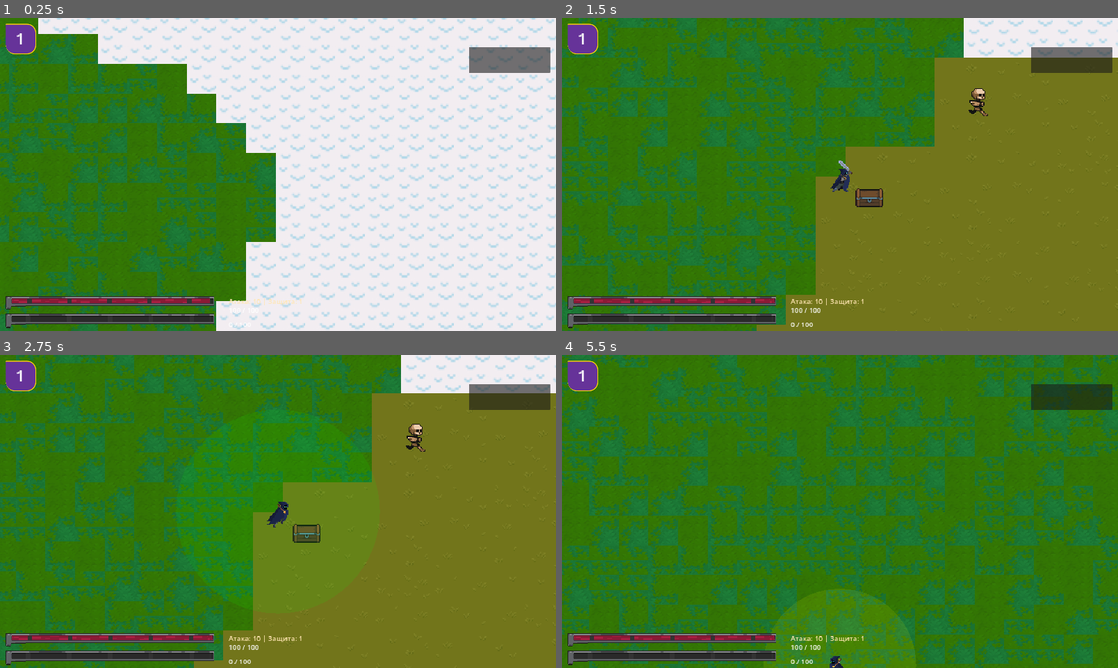
Above: before the commit, frames 1-4 (two rows, left to right).
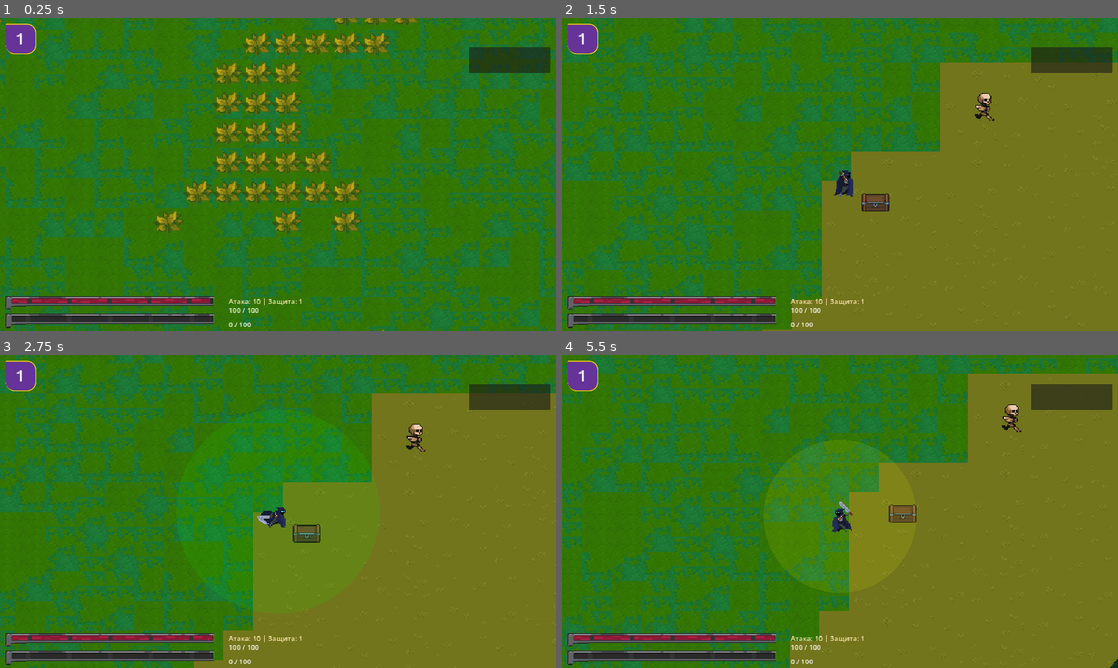
Above: after the commit, the same moments.

Repository: Semiys/worldwithoutking
Game: Godot game, scene res://scenes/game.tscn
Two runs of this game, one before a commit and one after it. Both use one fixed random seed, a clock stepped at 60 frames per second and the inputs below. This scene is started directly instead of the project's main scene.
Inputs (mouse positions are in pixels of both pictures, inside the frame that each line leads up to):
- Up to frame 1 (0.25 s): no input
- Up to frame 2 (1.5 s): move the mouse to (962, 158) at 0.52 s; hold D (move_right) 0.53-1.25 s; hold Space (attack) 0.53-1.25 s; click (962, 158) at 0.67 s; tap V (serial_attack, bound only after the commit) at 0.8 s; drag from (728, 190) to (979, 89) at 1.27 s
- Up to frame 3 (2.75 s): move the mouse to (333, 442) at 2.02 s; hold D (move_right) from 2.03 s (still down); hold 1 (ability_1) from 2.03 s (still down); tap V (serial_attack, bound only after the commit) at 2.3 s
- Up to frame 4 (5.5 s): release D (move_right) at 2.75 s; release 1 (ability_1) at 2.75 s; drag from (812, 574) to (979, 420) at 2.77 s; move the mouse to (1006, 558) at 3.52 s; hold A (move_left) 3.53-4.25 s; hold 3 (ability_3) 3.53-4.25 s; tap V (serial_attack, bound only after the commit) at 3.8, 5.3 s; drag from (673, 464) to (756, 433) at 4.27 s; move the mouse to (867, 511) at 5.02 s; hold S (move_down) from 5.03 s (still down); hold 5 (ability_5) from 5.03 s (still down); click (867, 511) at 5.17 s

The runs differ from the first frame. In frame 1, 77% of the frame differs, in the area x 0-100%, y 0-100%; in frame 2, 30%; in frame 3, 24%; in frame 4, 67%.

Commit message:
fix bugs and Update player
+single attack player
+serial attack player

Diff:
--- a/scenes/player.tscn
+++ b/scenes/player.tscn
@@ -295,6 +295,44 @@
 "loop": false,
 "name": &"attack",
 "speed": 12.0
+}, {
+"frames": [{
+"duration": 1.0,
+"texture": SubResource("AtlasTexture_8avo5")
+}, {
+"duration": 1.0,
+"texture": SubResource("AtlasTexture_igdpa")
+}, {
+"duration": 1.0,
+"texture": SubResource("AtlasTexture_cpnpn")
+}, {
+"duration": 1.0,
+"texture": SubResource("AtlasTexture_3hmjh")
+}, {
+"duration": 1.0,
+"texture": SubResource("AtlasTexture_fe8ps")
+}, {
+"duration": 1.0,
+"texture": SubResource("AtlasTexture_iob5b")
+}, {
+"duration": 1.0,
+"texture": SubResource("AtlasTexture_4tv4y")
+}, {
+"duration": 1.0,
+"texture": SubResource("AtlasTexture_0p8jb")
+}, {
+"duration": 1.0,
+"texture": SubResource("AtlasTexture_gkp0c")
+}, {
+"duration": 1.0,
+"texture": SubResource("AtlasTexture_rutcp")
+}, {
+"duration": 1.0,
+"texture": SubResource("AtlasTexture_s1ory")
+}],
+"loop": false,
+"name": &"attack1",
+"speed": 10.0
 }, {
 "frames": [{
 "duration": 1.0,
@@ -415,7 +453,7 @@
 position = Vector2(0.0937511, 1)
 scale = Vector2(0.99625, 1)
 sprite_frames = SubResource("SpriteFrames_o28wr")
-animation = &"die"
+animation = &"attack1"
 autoplay = "Idle"
 
 [node name="CollisionShape2D" type="CollisionShape2D" parent="."]
--- a/scripts/generatorgd/worldgenerator.gd
+++ b/scripts/generatorgd/worldgenerator.gd
@@ -26,8 +26,8 @@
 const MIDDLE_VILLAGE_HEIGHT = 35 # Увеличенная высота для средней деревни
 
 const VILLAGE_BORDER = 20 # Отступ от края карты
-const WATER_SAFE_DISTANCE = 30 # Безопасное расстояние от воды
-const TREE_SAFE_DISTANCE = 30 # Безопасное расстояние от деревьев
+const WATER_SAFE_DISTANCE = 80 # Безопасное расстояние от воды
+const TREE_SAFE_DISTANCE = 80 # Безопасное расстояние от деревьев
 const MAX_GENERATION_ATTEMPTS = 20 # Максималное количество попыток генерации мира
 const WATER_BORDER_WIDTH = 32 # Ширина водной границы в тайлах
 
--- a/scripts/player.gd
+++ b/scripts/player.gd
@@ -1,6 +1,6 @@
 extends CharacterBody2D
 
-const BASE_SPEED = 1000.0
+const BASE_SPEED = 100.0
 const BASE_ATTACK_COOLDOWN = 0.5
 
 var speed = BASE_SPEED
@@ -81,6 +81,13 @@
 		var event = InputEventKey.new()
 		event.keycode = KEY_T
 		InputMap.action_add_event("open_talents", event)
+
+	# Добавляем регистрацию клавиши V для серийной атаки
+	if not InputMap.has_action("serial_attack"):
+		InputMap.add_action("serial_attack")
+		var event = InputEventKey.new()
+		event.keycode = KEY_V
+		InputMap.action_add_event("serial_attack", event)
 
 func _physics_process(_delta: float) -> void:
 	if is_dead: # Если персонаж мертв, не обрабатываем движение и атаки
@@ -211,29 +218,6 @@
 	var anim_player = damage_number.get_node("AnimationPlayer")
 	anim_player.play("showDamage")
 
-func attack():
-	if not is_attacking and current_attack_cooldown <= 0:
-		is_attacking = true
-		current_attack_cooldown = attack_cooldown
-		print("Игрок атакует! Сила атаки:", attack_power)
-		anim.play("attack")
-		attack_collision.disabled = false
-		attack_area.monitoring = true  # Включаем мониторинг области атаки
-
-		var damage_frames = [3, 7, 12]
-
-		while anim.animation == "attack":
-			await anim.frame_changed
-			if anim.frame in damage_frames:
-				_check_for_hit()
-			if anim.frame == anim.sprite_frames.get_frame_count("attack") - 1:
-				break
-
-		attack_collision.disabled = true
-		attack_area.monitoring = false  # Выключаем мониторинг области атаки
-		is_attacking = false
-		anim.play("Idle")
-
 func _check_for_hit():
 	var bodies = attack_area.get_overlapping_bodies()
 	for body in bodies:
@@ -343,7 +327,7 @@
 	# Увеличение скорости (линейная формула с замедлением роста)
 	speed = BASE_SPEED * (1 + (level * 0.1) / (1 + level * 0.05))
 
-	# Уменьшение времени перезарядк�� атаки (экспоненциальная формула с ограничением)
+	# Уменьшение времени перезарядки атаки (экспоненциальная формула с ограничением)
 	attack_cooldown = max(BASE_ATTACK_COOLDOWN * pow(0.95, level - 1), 0.1)
 
 	print("Уровень повышен! Текущий уровень:", level)
@@ -352,7 +336,7 @@
 	print("Урон:", attack_power)
 	print("Защита:", defense)
 	print("Скорость:", speed)
-	print("Время перезарядки атаки:", attack_cooldown)
+	print("Вре��я перезарядки атаки:", attack_cooldown)
 	#anim.play("level_up")
 	update_ui()
 
@@ -426,7 +410,9 @@
 		return
 
 	if event.is_action_pressed("attack"):
-		attack()
+		single_attack()
+	elif event.is_action_pressed("serial_attack"):
+		serial_attack()
 	elif event.is_action_pressed("interact"):
 		interact()
 	elif event.is_action_pressed("open_inventory"):
@@ -583,7 +569,6 @@
 	if "inventory" in data:
 		inventory.load_inventory(data["inventory"])
 
-
 	update_ui()
 
 func update_total_attack_power():
@@ -698,3 +683,63 @@
 		await get_tree().process_frame
 
 	camera.offset = Vector2.ZERO
+
+# Новая функция для одиночной атаки
+func single_attack():
+	if not is_attacking and current_attack_cooldown <= 0:
+		is_attacking = true
+		current_attack_cooldown = attack_cooldown
+		print("Игрок выполняет одиночную атаку! Сила атаки:", attack_power)
+		anim.play("attack1")
+		attack_collision.disabled = false
+		attack_area.monitoring = true
+
+		# Ждем определенный кадр для нанесения урона
+		while anim.animation == "attack1":
+			await anim.frame_changed
+			if anim.frame == 5:  # Урон наносится на 5-м кадре
+				_check_single_hit()
+			if anim.frame == anim.sprite_frames.get_frame_count("attack1") - 1:
+				break
+
+		attack_collision.disabled = true
+		attack_area.monitoring = false
+		is_attacking = false
+		anim.play("Idle")
+
+# Переименовываем существующую функцию attack() в serial_attack()
+func serial_attack():
+	if not is_attacking and current_attack_cooldown <= 0:
+		is_attacking = true
+		current_attack_cooldown = attack_cooldown
+		print("Игрок выполняет серийную атаку! Сила атаки:", attack_power)
+		anim.play("attack")
+		attack_collision.disabled = false
+		attack_area.monitoring = true
+
+		var damage_frames = [3, 7, 12]
+
+		while anim.animation == "attack":
+			await anim.frame_changed
+			if anim.frame in damage_frames:
+				_check_for_hit()
+			if anim.frame == anim.sprite_frames.get_frame_count("attack") - 1:
+				break
+
+		attack_collision.disabled = true
+		attack_area.monitoring = false
+		is_attacking = false
+		anim.play("Idle")
+
+# Новая функция проверки попадания для одиночной атаки
+func _check_single_hit():
+	var bodies = attack_area.get_overlapping_bodies()
+	for body in bodies:
+		if body.is_in_group("enemies") and body.has_method("take_damage"):
+			body.take_damage(attack_power * 1.5) # Увеличенный урон для одиночной атаки
+			spawn_damage_number(attack_power * 1.5, body.global_position + Vector2(0, -50))
+			print("Урон нанесен врагу одиночной атакой")
+		elif body.is_in_group("target") and body.has_method("take_damage"):
+			body.take_damage(attack_power * 1.5)
+			spawn_damage_number(attack_power * 1.5, body.global_position + Vector2(0, -50))
+			print("Урон нанесен мишени одиночной атакой")
--- a/scripts/talent_tree.gd
+++ b/scripts/talent_tree.gd
@@ -37,13 +37,6 @@
 		"cost": 1,
 		"effect": func(player): player.crit_chance += 5
 	},
-	"crit_damage": {
-		"name": "Урон крита",
-		"level": 0,
-		"max_level": 5,
-		"cost": 1,
-		"effect": func(player): player.crit_damage += 10
-	},
 	"dodge_chance": {
 		"name": "Уклонение",
 		"level": 0,
@@ -51,40 +44,12 @@
 		"cost": 1,
 		"effect": func(player): player.dodge_chance += 3
 	},
-	"life_steal": {
-		"name": "Вампиризм",
-		"level": 0,
-		"max_level": 5,
-		"cost": 1,
-		"effect": func(player): player.life_steal += 2
-	},
 	"cooldown_reduction": {
 		"name": "Сокращение перезарядки",
 		"level": 0,
 		"max_level": 5,
 		"cost": 1,
 		"effect": func(player): player.cooldown_reduction += 4
-	},
-	"mana_regen": {
-		"name": "Восст. маны",
-		"level": 0,
-		"max_level": 5,
-		"cost": 1,
-		"effect": func(player): player.mana_regen += 1
-	},
-	"armor_penetration": {
-		"name": "Пробивание брони",
-		"level": 0,
-		"max_level": 5,
-		"cost": 1,
-		"effect": func(player): player.armor_penetration += 3
-	},
-	"magic_resistance": {
-		"name": "Маг. сопротивление",
-		"level": 0,
-		"max_level": 5,
-		"cost": 1,
-		"effect": func(player): player.magic_resistance += 3
 	}
 }
 
@@ -181,7 +146,7 @@
 	var talent = talents[talent_id]
 	var container = talent_grid.get_child(get_talent_button_index(talent_id))
 
-	# Находим VBoxContainer с метками внутри MarginContainer
+	# Находи�� VBoxContainer с метками внутри MarginContainer
 	var margin_container = container.get_child(0)  # Первый ребенок - MarginContainer
 	var info_container = margin_container.get_child(0)  # Первый ребенок MarginContainer - VBoxContainer
 	var level_label = info_container.get_child(1)  # Второй ребенок VBoxContainer - метка уровня
